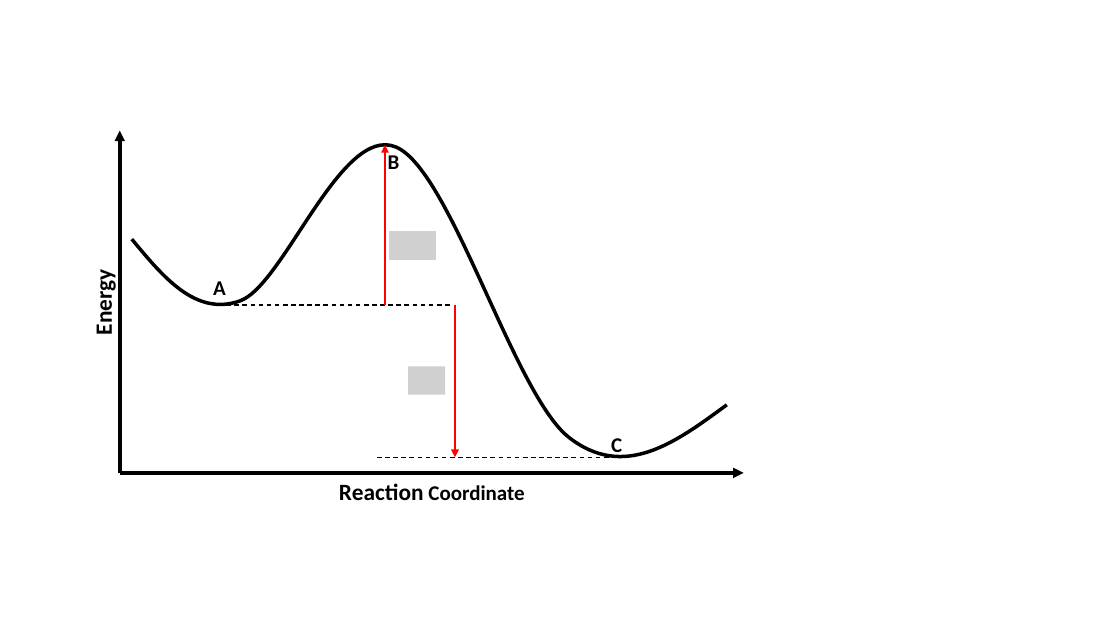
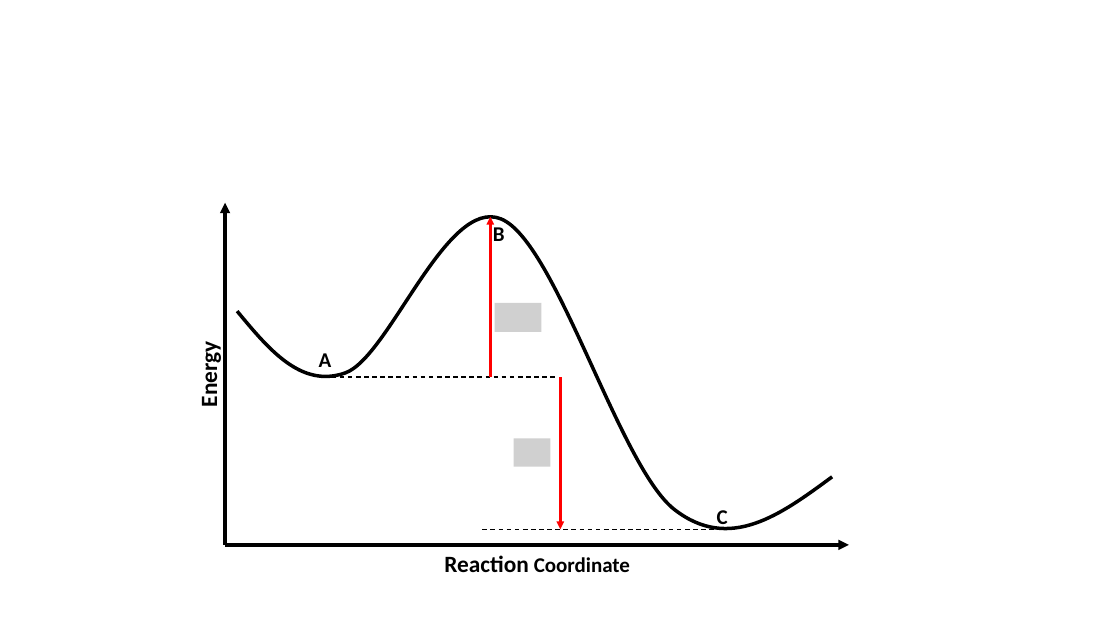
Before and after one commit to jvansan/mscthesis, a slide deck: slide 1 of figures/PES.pptx. Drawn at 1120x630 pixels with LibreOffice and Linux fonts; fonts in the diff are those of the drawing; grey boxes stand for pictures. Boxes give left, top, right and bottom in pixels: in the first picture for what was removed or moved away, otherwise in the second. Text is boxed around its words. In the diff, an @@ line names an element or a change of style, - is before the commit and + after.

```diff
--- a/figures/PES.pptx
+++ b/figures/PES.pptx
@@ picture removed at box(389, 231, 436, 260) @@
@@ picture added at box(495, 303, 542, 332) @@
@@ picture removed at box(408, 366, 445, 395) @@
@@ picture added at box(513, 439, 550, 467) @@
@@ 5 texts, 4 arrows, 2 lines, 1 freeform shape: place and size @@
-5 texts, 4 arrows, 2 lines, 1 freeform shape at box(90, 131, 744, 500)
+5 texts, 4 arrows, 2 lines, 1 freeform shape at box(195, 202, 849, 572)
```
Also in this commit, not shown: 27 other files.
